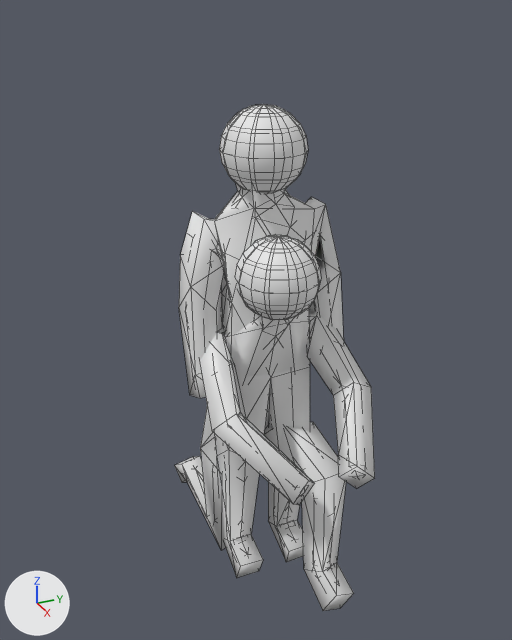
The Blender file art/people/crew.blend, before and after one commit.
Camera for both pictures: a 50 mm camera at (2.18, -1.0, 2.16) aimed at (-0.04, 0.0, 1.05). The lights are fixed; the arrows at lower left show +X, +Y and +Z. The picture after the commit comes second. Mesh edges are drawn as thin lines.

Objects in the first picture: 'crew_kneel_L0', 'crew_kneel_L1', 'crew_stand_L0', 'crew_stand_L1'.
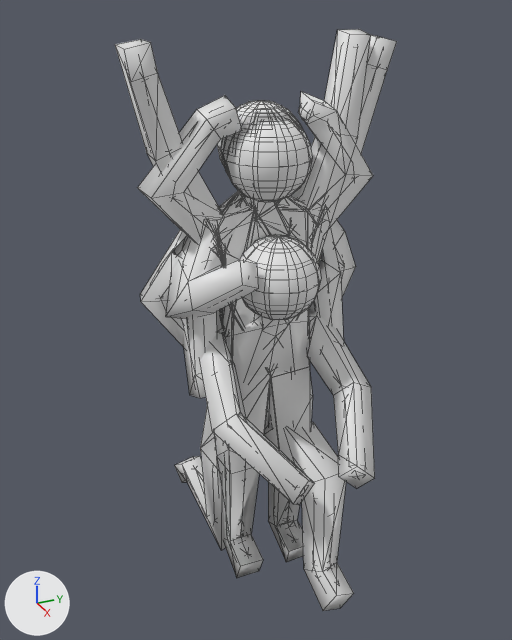
What differs and where, as boxes (x1, y1, x2, y2) in the pictures (512 x 640 px):
'crew_cheer_L1', added
    after: (115, 35, 397, 576)
'crew_pump_L1', added
    after: (166, 29, 371, 446)
'crew_despair_L1', added
    after: (137, 91, 373, 578)
'crew_despair_L0', added
    after: (220, 104, 312, 525)
'crew_watch_L1', added (mostly hidden)
    after: (140, 220, 356, 456)
'crew_cheer_L0', added (mostly hidden)
    after: (217, 100, 298, 523)
'crew_watch_L0', added (mostly hidden)
    after: (159, 235, 288, 540)
'crew_pump_L0', added (mostly hidden)
    after: (213, 191, 320, 317)
'crew_stand_L1', unchanged, covered by the edit
    before: (179, 109, 344, 578)
    after: (182, 112, 344, 577)
'crew_stand_L0', unchanged, covered by the edit
    before: (210, 104, 308, 540)
    after: (218, 112, 303, 263)

What changed in the scene script:
```text
Add me_despair1:
    me_despair1.from_pydata(...)  # 112 vertices, 149 faces; spans x -0.11..0.21, y -0.42..0.42, z -0.01..1.88
    me_despair1.polygons.foreach_set('use_smooth', [True] * 149)
    me_despair1.materials.append(mat_crew)  # white #e7e7e7
Add me_despair0:
    me_despair0.from_pydata(...)  # 443 vertices, 611 faces; spans x -0.09..0.2, y -0.38..0.38, z 0.02..1.85
    me_despair0.polygons.foreach_set('use_smooth', [True] * 611)
    me_despair0.materials.append(mat_crew)  # white #e7e7e7
Add me_watch1:
    me_watch1.from_pydata(...)  # 118 vertices, 146 faces, 1 loose edge; spans x -0.14..0.18, y -0.43..0.43, z -0.01..1.84
    me_watch1.polygons.foreach_set('use_smooth', [True] * 146)
    me_watch1.materials.append(mat_crew)  # white #e7e7e7
Add me_watch0:
    me_watch0.from_pydata(...)  # 451 vertices, 607 faces, 2 loose edges; spans x -0.12..0.17, y -0.39..0.39, z 0.02..1.85
    me_watch0.polygons.foreach_set('use_smooth', [True] * 607)
    me_watch0.materials.append(mat_crew)  # white #e7e7e7
Add me_pump1:
    me_pump1.from_pydata(...)  # 116 vertices, 146 faces, 1 loose edge; spans x -0.13..0.31, y -0.38..0.35, z -0.01..2.06
    me_pump1.polygons.foreach_set('use_smooth', [True] * 146)
    me_pump1.materials.append(mat_crew)  # white #e7e7e7
Add me_pump0:
    me_pump0.from_pydata(...)  # 448 vertices, 605 faces, 2 loose edges; spans x -0.12..0.29, y -0.34..0.34, z 0.02..2.05
    me_pump0.polygons.foreach_set('use_smooth', [True] * 605)
    me_pump0.materials.append(mat_crew)  # white #e7e7e7
Add me_cheer1:
    me_cheer1.from_pydata(...)  # 116 vertices, 151 faces; spans x -0.15..0.17, y -0.46..0.46, z -0.01..2.05
    me_cheer1.polygons.foreach_set('use_smooth', [True] * 151)
    me_cheer1.materials.append(mat_crew)  # white #e7e7e7
Add me_cheer0:
    me_cheer0.from_pydata(...)  # 459 vertices, 629 faces; spans x -0.14..0.15, y -0.45..0.45, z 0.02..2.04
    me_cheer0.polygons.foreach_set('use_smooth', [True] * 629)
    me_cheer0.materials.append(mat_crew)  # white #e7e7e7
Add ob_crew_despair_l1:
    ob_crew_despair_l1 = bpy.data.objects.new('crew_despair_L1', me_despair1)
    ob_crew_despair_l1.location = (0.0, 0.0, 0.0)
Add ob_crew_despair_l0:
    ob_crew_despair_l0 = bpy.data.objects.new('crew_despair_L0', me_despair0)
    ob_crew_despair_l0.location = (0.0, 0.0, 0.0)
Add ob_crew_watch_l1:
    ob_crew_watch_l1 = bpy.data.objects.new('crew_watch_L1', me_watch1)
    ob_crew_watch_l1.location = (0.0, 0.0, 0.0)
Add ob_crew_watch_l0:
    ob_crew_watch_l0 = bpy.data.objects.new('crew_watch_L0', me_watch0)
    ob_crew_watch_l0.location = (0.0, 0.0, 0.0)
Add ob_crew_pump_l1:
    ob_crew_pump_l1 = bpy.data.objects.new('crew_pump_L1', me_pump1)
    ob_crew_pump_l1.location = (0.0, 0.0, 0.0)
Add ob_crew_pump_l0:
    ob_crew_pump_l0 = bpy.data.objects.new('crew_pump_L0', me_pump0)
    ob_crew_pump_l0.location = (0.0, 0.0, 0.0)
Add ob_crew_cheer_l1:
    ob_crew_cheer_l1 = bpy.data.objects.new('crew_cheer_L1', me_cheer1)
    ob_crew_cheer_l1.location = (0.0, 0.0, 0.0)
Add ob_crew_cheer_l0:
    ob_crew_cheer_l0 = bpy.data.objects.new('crew_cheer_L0', me_cheer0)
    ob_crew_cheer_l0.location = (0.0, 0.0, 0.0)
```
